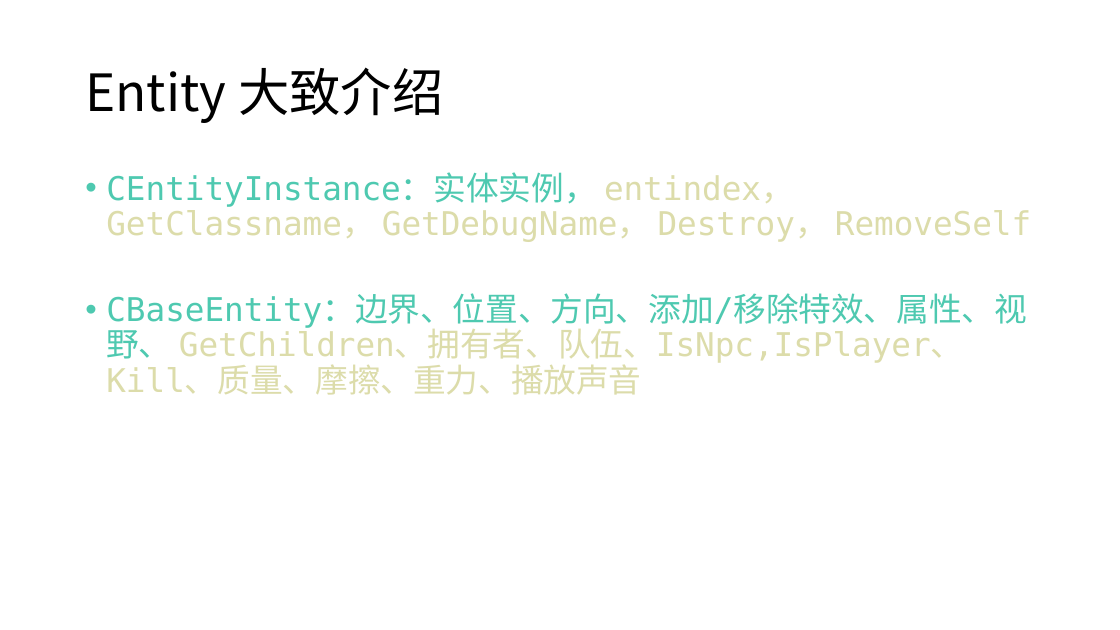
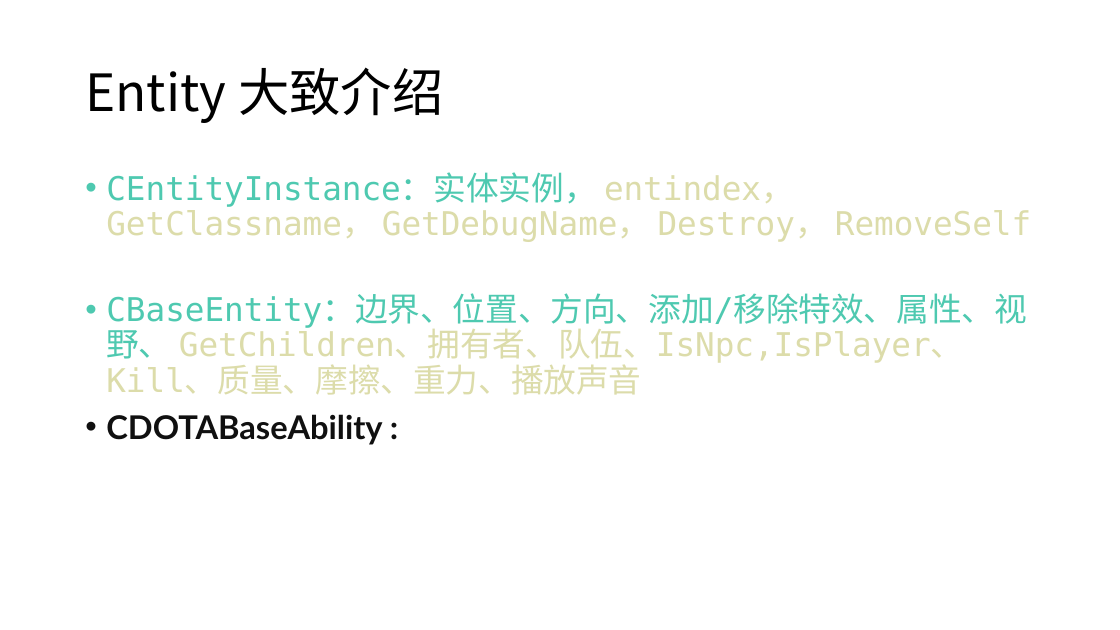
Before and after one commit to ihaiucom/ihaiu.blog, a slide deck: slide 9 of web/dota/dota @moddota dota-lua-types学习笔记.pptx (slide 7 before the commit). Drawn at 1120x630 pixels with LibreOffice and Linux fonts; fonts in the diff are those of the drawing. Boxes give left, top, right and bottom in pixels: in the first picture for what was removed or moved away, otherwise in the second. Text is boxed around its words. In the diff, an @@ line names an element or a change of style, - is before the commit and + after.

```diff
--- a/web/dota/dota @moddota dota-lua-types学习笔记.pptx
+++ b/web/dota/dota @moddota dota-lua-types学习笔记.pptx
@@ text at bbox=[106, 414, 382, 445]: paragraph added @@
+• CDOTABaseAbility :
```
Also in this commit, not shown: 1 other slide changed, 1 slide added.
